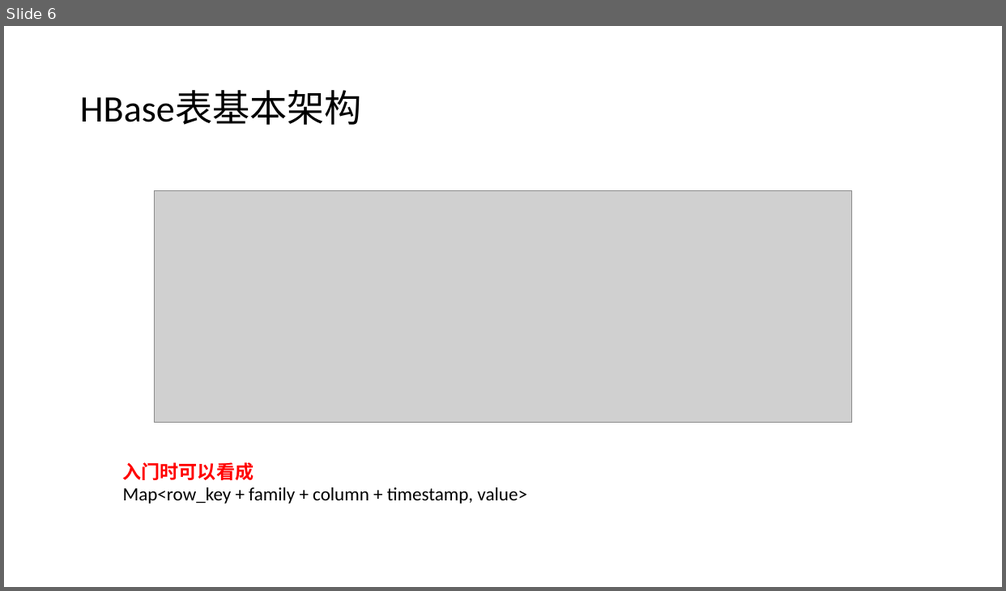
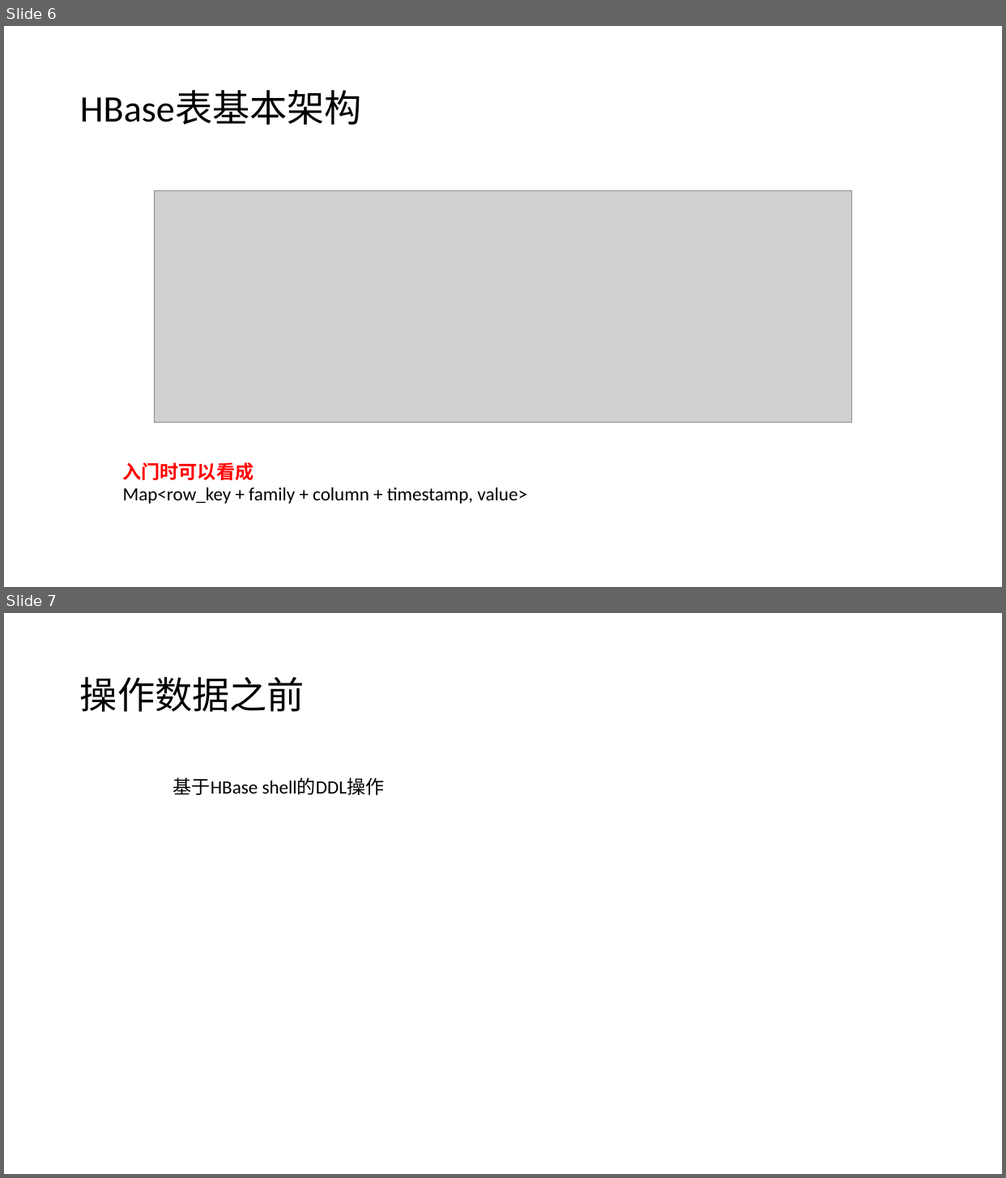
Before and after one commit to lei-zuquan/hbase_learn_call_datails, a slide deck: doc/hbase进阶.pptx. Shown one above the other, each under a label of ours: slide 6 before the commit, slides 6 and 7 after it. The pictures are 1006x591 and 1006x1178 pixels, drawn with LibreOffice and Linux fonts; fonts in the diff are those of the drawing; grey boxes stand for pictures. Boxes give left, top, right and bottom in pixels: in the first picture for what was removed or moved away, otherwise in the second. Text is boxed around its words. In the diff, an @@ line names an element or a change of style, - is before the commit and + after.

```diff
--- a/doc/hbase进阶.pptx
+++ b/doc/hbase进阶.pptx
@@ slide 7 added at (x1=4, y1=613, x2=1002, y2=1174), background #FFFFFF @@
@@ title added at (x1=80, y1=677, x2=305, y2=712), 36 pt, text #000000 @@
+操作数据之前
@@ text added at (x1=173, y1=777, x2=385, y2=795), 18 pt, text #000000 @@
+基于HBase shell的DDL操作
```
Also in this commit, not shown: 5 other slides added.
